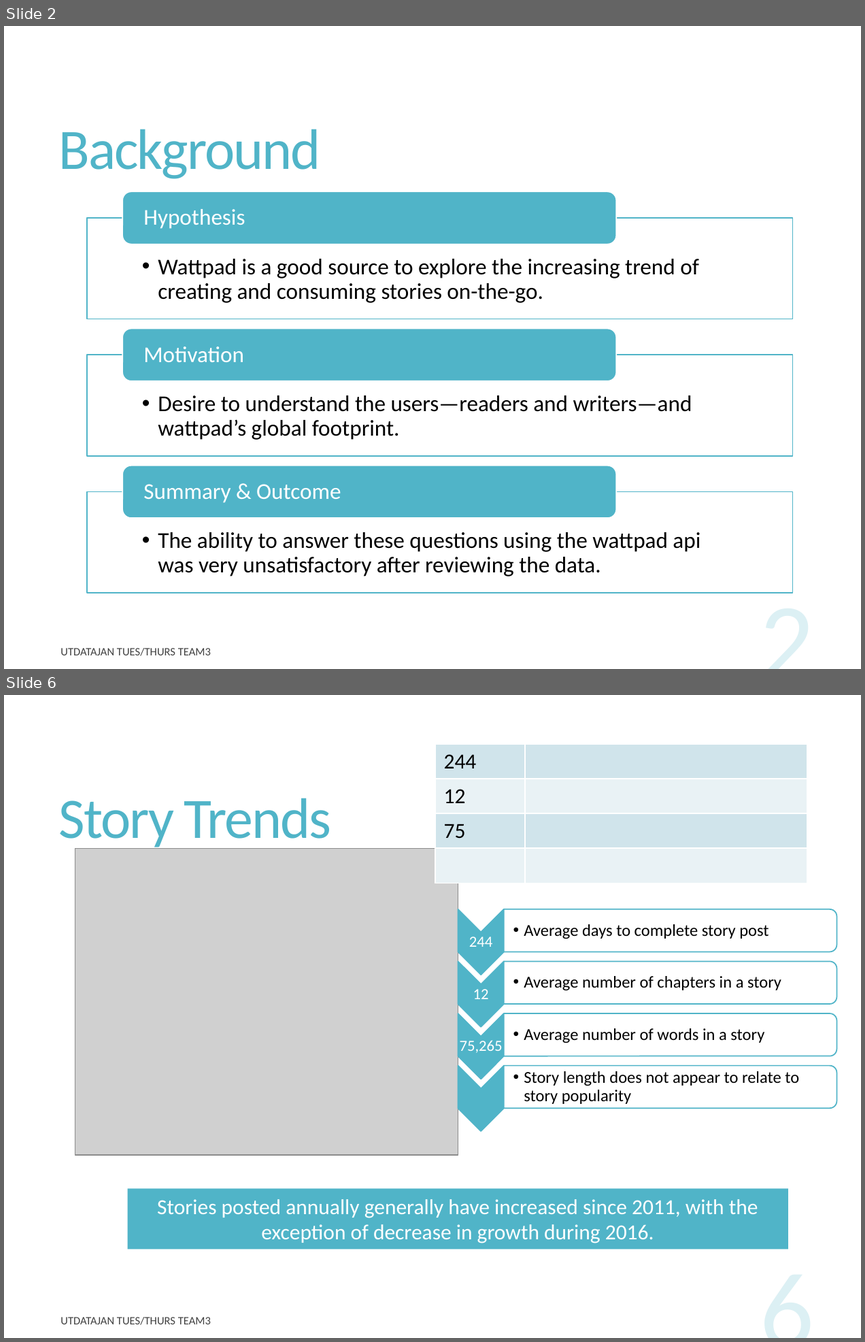
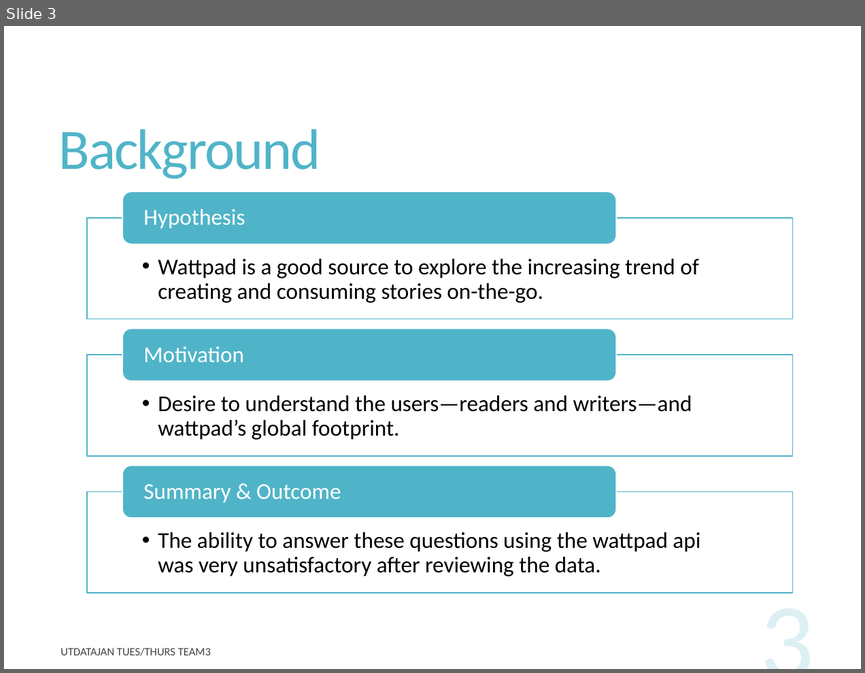
Before and after one commit to rupalimayekar/ProjectWattpad, a slide deck: WattpadPrez.pptx. Shown one above the other, each under a label of ours: slides 2 and 6 before the commit, slide 3 after it; the slides between them are not shown. The pictures are 865x1342 and 865x673 pixels, drawn with LibreOffice and Linux fonts; fonts in the diff are those of the drawing; grey boxes stand for pictures. Boxes give left, top, right and bottom in pixels: in the first picture for what was removed or moved away, otherwise in the second. Text is boxed around its words. In the diff, an @@ line names an element or a change of style, - is before the commit and + after.

```diff
--- a/WattpadPrez.pptx
+++ b/WattpadPrez.pptx
@@ slide 6 removed at (4,695,861,1338), background #FFFFFF @@
@@ table removed at (435,744,808,883), 4 rows, 2 columns @@
-244 | 
-12 | 
-75 | 
- | 
@@ title removed at (59,798,331,851) @@
-Story Trends
@@ picture removed at (75,849,458,1154) @@
@@ group removed at (458,909,837,1131): 7 texts, 4 chevrons, 4 round same rects @@
-244
-  • Average days to complete story post
-12
-  • Average number of chapters in a story
-75,265
-  • Average number of words in a story
-  • Story length does not appear to relate to story popularity
@@ rectangle removed at (127,1189,788,1249) @@
-Stories posted annually generally have increased since 2011, with the exception of decrease in growth during 2016.
@@ page number removed at (617,1242,822,1338) @@
-6
@@ text removed at (60,1317,211,1325) @@
-UTDATAJAN TUES/THURS TEAM3
@@ what was slide 2 is now slide 3 @@
@@ page number at (617,573,822,669): text changed @@
-2
+3
```
Also in this commit, not shown: 8 slides changed, 2 slides added, 19 other files.
